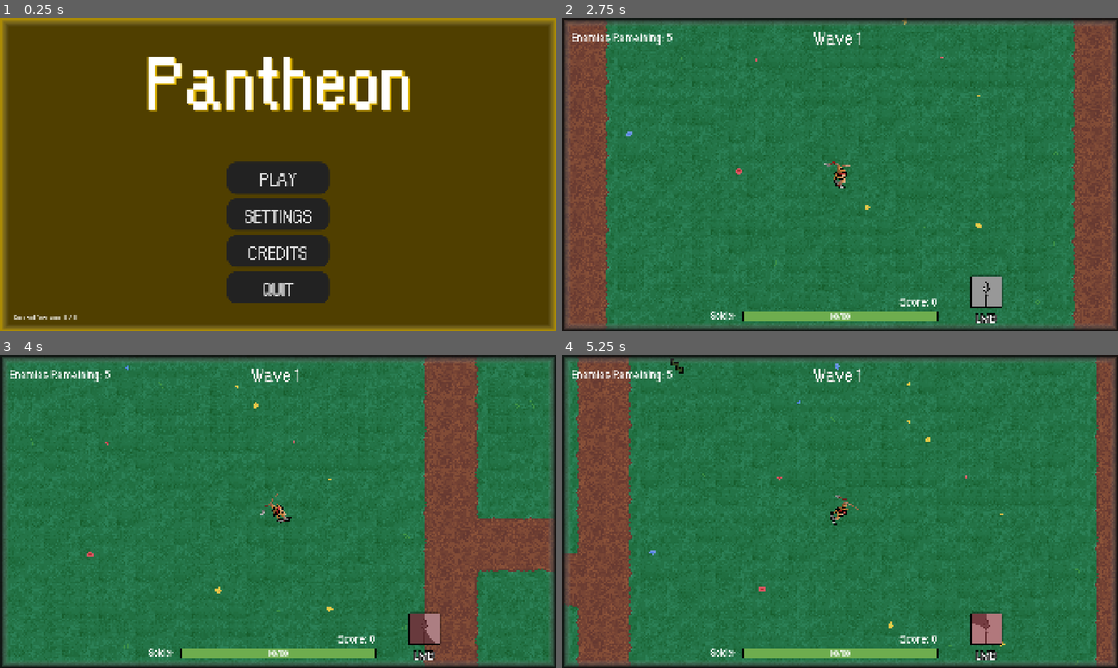
Above: before the commit, frames 1-4 (two rows, left to right).
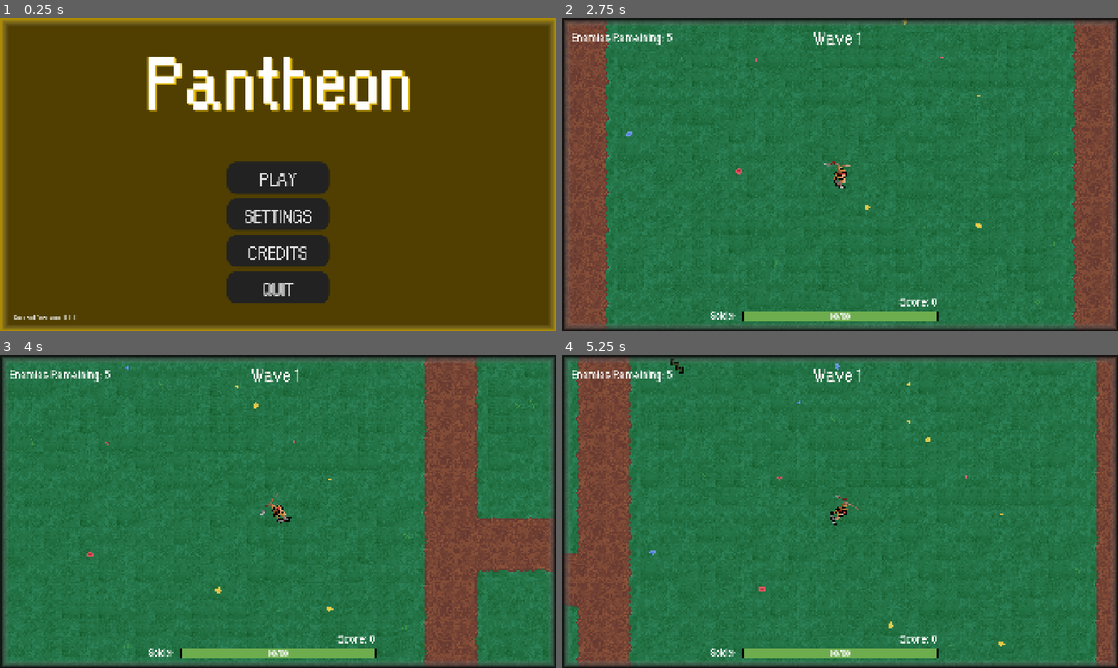
Above: after the commit, the same moments.

Repository: BDesro/Pantheon-V2
Game: Godot game, scene res://scenes/main_menu.tscn
Two runs of this game, one before a commit and one after it. Both use one fixed random seed, a clock stepped at 60 frames per second and the inputs below.
Inputs (mouse positions are in pixels of both pictures, inside the frame that each line leads up to):
- Up to frame 1 (0.25 s): no input
- Up to frame 2 (2.75 s): click "PLAY" at 0.5 s; tap Enter at 1.25 s; move the mouse to (962, 158) at 1.27 s; press the mouse at (962, 158) at 1.28 s; hold D (right) 1.28-2.03 s; right-click (962, 158) at 1.55 s; move the mouse to (728, 190) at 2.02 s; release the mouse at (728, 190) at 2.03 s; hold S (down) from 2.03 s (still down); right-click (728, 190) at 2.1 s; click (728, 190) at 2.3 s
- Up to frame 3 (4 s): move the mouse to (333, 442) at 2.77 s; release S (down) at 2.78 s; press the mouse at (333, 442) at 2.78 s; hold D (right) 2.78-3.53 s; right-click (333, 442) at 3.05 s; move the mouse to (250, 574) at 3.52 s; release the mouse at (250, 574) at 3.53 s; hold W (up) from 3.53 s (still down); right-click (250, 574) at 3.6 s; click (250, 574) at 3.8 s
- Up to frame 4 (5.25 s): move the mouse to (1006, 558) at 4.27 s; release W (up) at 4.28 s; hold Right mouse button (right_click, bound only before the comm… 4.28-5.03 s; hold A (left) from 4.28 s (still down); tap Space (space) at 4.35 s; move the mouse to (673, 464) at 5.02 s; click (673, 464) at 5.1 s

The runs differ from the first frame. In frame 1, less than 0.1% of the frame differs, in the area x 12-14%, y 94-97%; in frame 2, 0.7%, in the area x 73-80%, y 82-98%; in frame 3, 0.7%; in frame 4, 0.7%.
Error after the commit: Invalid access to property or key 'cooldown' on a base object of type 'int'. (res://scripts/ability_hot_bar.gd:17)

Commit message:
Tried to Make an Ability Hotbar

Diff:
--- a/project.godot
+++ b/project.godot
@@ -11,7 +11,7 @@
 [application]
 
 config/name="Pantheon v2"
-config/version="0.7.0"
+config/version="0.8.0"
 run/main_scene="uid://bdmu5xc41yqp0"
 config/features=PackedStringArray("4.4", "Forward Plus")
 config/icon="uid://cnruh4vbp0h50"
@@ -55,12 +55,12 @@
 "events": [Object(InputEventKey,"resource_local_to_scene":false,"resource_name":"","device":-1,"window_id":0,"alt_press …(192 unchanged characters)…
 ]
 }
-left_click={
+lmb={
 "deadzone": 0.2,
 "events": [Object(InputEventMouseButton,"resource_local_to_scene":false,"resource_name":"","device":-1,"window_id":0,"a …(253 unchanged characters)…
 ]
 }
-right_click={
+rmb={
 "deadzone": 0.2,
 "events": [Object(InputEventMouseButton,"resource_local_to_scene":false,"resource_name":"","device":-1,"window_id":0,"a …(256 unchanged characters)…
 ]
--- a/scenes/AbilityIcon.tscn
+++ b/scenes/AbilityIcon.tscn
@@ -24,17 +24,16 @@
 
 [node name="AbilityIcon" type="Control"]
 layout_mode = 3
-anchor_left = -0.0291667
-anchor_top = -0.0518519
-anchor_right = 0.0291667
-anchor_bottom = 0.0518519
+anchor_right = 0.0583334
+anchor_bottom = 0.103704
 grow_horizontal = 2
 grow_vertical = 2
 mouse_filter = 2
 script = ExtResource("1_nwlho")
 icon_texture = ExtResource("1_rrfua")
-mapped_key = "LMB"
+mapped_key = "lmb"
 metadata/_edit_use_anchors_ = true
+metadata/_edit_group_ = true
 
 [node name="PanelContainer" type="PanelContainer" parent="."]
 layout_mode = 1
@@ -65,11 +64,13 @@
 color = Color(1, 1, 1, 0)
 
 [node name="NameLabel" type="Label" parent="."]
-layout_mode = 0
+layout_mode = 1
+anchors_preset = -1
 anchor_left = 0.0714286
 anchor_top = 1.0
 anchor_right = 0.928571
-anchor_bottom = 1.20536
+anchor_bottom = 1.54464
+offset_bottom = -37.9996
 theme_override_colors/font_outline_color = Color(0, 0, 0, 1)
 theme_override_constants/outline_size = 10
 theme_override_fonts/font = ExtResource("1_k2bnl")
@@ -77,4 +78,6 @@
 text = "KEY"
 horizontal_alignment = 1
 vertical_alignment = 1
+autowrap_mode = 2
+uppercase = true
 metadata/_edit_use_anchors_ = true
--- a/scenes/world.tscn
+++ b/scenes/world.tscn
@@ -10,7 +10,7 @@
 [ext_resource type="Script" uid="uid://wc3k4v7id8uh" path="res://scripts/wave_label.gd" id="7_q5onr"]
 [ext_resource type="Script" uid="uid://divg5oweyi6wo" path="res://scripts/num_enemies_label.gd" id="8_jhx03"]
 [ext_resource type="Script" uid="uid://h2tx5yvtfb28" path="res://scripts/pause_menu.gd" id="9_7r4gi"]
-[ext_resource type="PackedScene" uid="uid://d20ekhhhhhx1t" path="res://scenes/AbilityIcon.tscn" id="9_o8fc1"]
+[ext_resource type="Script" uid="uid://d4dvwe3srwhi3" path="res://scripts/ability_hot_bar.gd" id="9_o8fc1"]
 [ext_resource type="PackedScene" uid="uid://djyri8nicqsrg" path="res://scenes/pause_menu.tscn" id="9_w7kh3"]
 [ext_resource type="PackedScene" uid="uid://bm1vw6a6my02m" path="res://scenes/wave_spawner.tscn" id="10_w7kh3"]
 [ext_resource type="PackedScene" uid="uid://c2ual51w4orrs" path="res://scenes/game_over.tscn" id="11_e3hyu"]
@@ -174,11 +174,14 @@
 text = "Enemies Remaining: "
 script = ExtResource("8_jhx03")
 
-[node name="Control2" parent="GameUI" instance=ExtResource("9_o8fc1")]
-offset_left = 1464.0
-offset_top = 944.0
-offset_right = 1464.0
-offset_bottom = 944.0
+[node name="AbilityHotBar" type="Control" parent="GameUI/Control"]
+layout_mode = 1
+anchor_left = 0.7
+anchor_top = 0.77037
+anchor_right = 0.9875
+anchor_bottom = 0.977778
+script = ExtResource("9_o8fc1")
+metadata/_edit_use_anchors_ = true
 
 [node name="PauseMenu" parent="." instance=ExtResource("9_w7kh3")]
 script = ExtResource("9_7r4gi")
--- a/scripts/Autoloads/global_data.gd
+++ b/scripts/Autoloads/global_data.gd
@@ -9,6 +9,7 @@
 var score_label: Label = null
 var wave_label: Label = null
 var num_enemies_label: Label = null
+var ability_hotbar: Control = null
 
 var cur_character_id: int = 1
 var unit_name = "Soldier"
@@ -39,6 +40,9 @@
 		score_threshold = characters[char_id]["threshold"]
 		elim_progress = 0
 
+		if ability_hotbar:
+			ability_hotbar.populate_abilities(global_player_instance.active_character)
+
 func increase_player_score(amount: int):
 	if global_player_instance:
 		player_score += amount
--- /dev/null
+++ b/scripts/ability_hot_bar.gd
@@ -0,0 +1,27 @@
+extends Control
+
+const ICON_SIZE = Vector2(64, 64)
+const ICON_SPACING = 8
+
+var ability_icon: PackedScene = preload("res://scenes/AbilityIcon.tscn")
+
+func populate_abilities(character):
+	# Remove old icons
+	for child in get_children():
+		child.queue_free()
+
+	var x_offset = 0.0
+
+	if GlobalData.global_player_instance.active_character:
+		for ability in character.abilities:
+			var cooldown: float = ability["cooldown"]
+			var image: Texture2D = load(ability["image_path"])
+			var mapped_key: String = ability["mapped_key"]
+
+			var icon = ability_icon.instantiate()
+			icon.set_icon_info(cooldown, image, mapped_key)
+
+			icon.position = Vector2(x_offset, 0)
+			add_child(icon)
+			icon.size = ICON_SIZE
+			x_offset += ICON_SIZE.x + ICON_SPACING
--- a/scripts/ability_icon.gd
+++ b/scripts/ability_icon.gd
@@ -1,4 +1,5 @@
 extends Control
+class_name AbilityIcon
 
 @export var cooldown_duration: float = 3.0
 @export var icon_texture: Texture2D
@@ -24,7 +25,7 @@
 	mapped_key = key
 
 func _process(delta: float):
-	if Input.is_action_just_pressed("left_click"):
+	if Input.is_action_just_pressed("lmb"):
 		trigger_ability()
 
 	if cooldown_remaining > 0:
--- a/scripts/adept.gd
+++ b/scripts/adept.gd
@@ -57,7 +57,7 @@
 	_movement_animations()
 	move_and_slide()
 
-	if Input.is_action_just_pressed("right_click"):
+	if Input.is_action_just_pressed("rmb"):
 		if fireball_cd_timer.is_stopped():
 			anim_player.stop()
 			anim_player.play("fireball")
@@ -69,7 +69,7 @@
 			dash_cd_timer.start()
 
 	elif not anim_player.is_playing():
-		if Input.is_action_just_pressed("left_click"):
+		if Input.is_action_just_pressed("lmb"):
 			anim_player.stop()
 			anim_player.play("sword1")
 
@@ -87,7 +87,7 @@
 		if anim_name != "dash":
 			last_sword = anim_name
 
-		if Input.is_action_pressed("left_click"):
+		if Input.is_action_pressed("lmb"):
 			if last_sword == "sword1":
 				anim_player.play("sword2")
 			elif last_sword == "sword2":
--- a/scripts/soldier.gd
+++ b/scripts/soldier.gd
@@ -20,6 +20,21 @@
 @export var shield_active: bool = false
 
 var speed: float = 100
+
+@export var abilities = {
+	0: {
+		"name": "Spear Strike",
+		"cooldown": 0.0,
+		"image_path": "res://assets/icons/Pantheon_Soldier_Spear_Icon.png",
+		"mapped_key": "lmb"
+		},
+	1: {
+		"name": "Raise Shield",
+		"cooldown": 0.0,
+		"image_path": "res://assets/icons/Pantheon_Soldier_Shield_Icon.png",
+		"mapped_key": "rmb"
+	}
+}
 
 # Damage Variables
 var spear_thrust_dmg: int = 20
@@ -54,7 +69,7 @@
 	_movement_animations()
 	move_and_slide()
 
-	if Input.is_action_pressed("right_click"):
+	if Input.is_action_pressed("rmb"):
 		anim_player.play("shield_walk")
 		shield_hitbox.disabled = false
 	else:
@@ -64,7 +79,7 @@
 				shield_hitbox.disabled = true
 			return
 		else:
-			if Input.is_action_just_pressed("left_click"):
+			if Input.is_action_just_pressed("lmb"):
 				anim_player.stop()
 				anim_player.play("spear_strike")
 
--- a/scripts/world.gd
+++ b/scripts/world.gd
@@ -7,6 +7,7 @@
 @onready var wave_label = $GameUI/Control/WaveLabel
 @onready var num_enemies_label = $GameUI/Control/NumEnemiesLabel
 @onready var game_over_scr = $GameOver
+@onready var ability_hotbar = $GameUI/Control/AbilityHotBar
 
 var ui_ready: bool = false
 
@@ -20,6 +21,7 @@
 	GlobalData.score_label = score_label
 	GlobalData.wave_label = wave_label
 	GlobalData.num_enemies_label = num_enemies_label
+	GlobalData.ability_hotbar = ability_hotbar
 
 func is_ui_ready():
 	var is_ready = false
@@ -39,6 +41,5 @@
 func _exit_tree():
 	GlobalData.node_creation_parent = null
 
-
 func _on_pause_menu_resumed() -> void:
 	$GameUI.show()
Binary file added: assets/icons/Pantheon_Soldier_Shield_Icon.png
Not shown, added: assets/icons/Pantheon_Soldier_Shield_Icon.png.import
Not shown, added: scripts/ability_hot_bar.gd.uid
